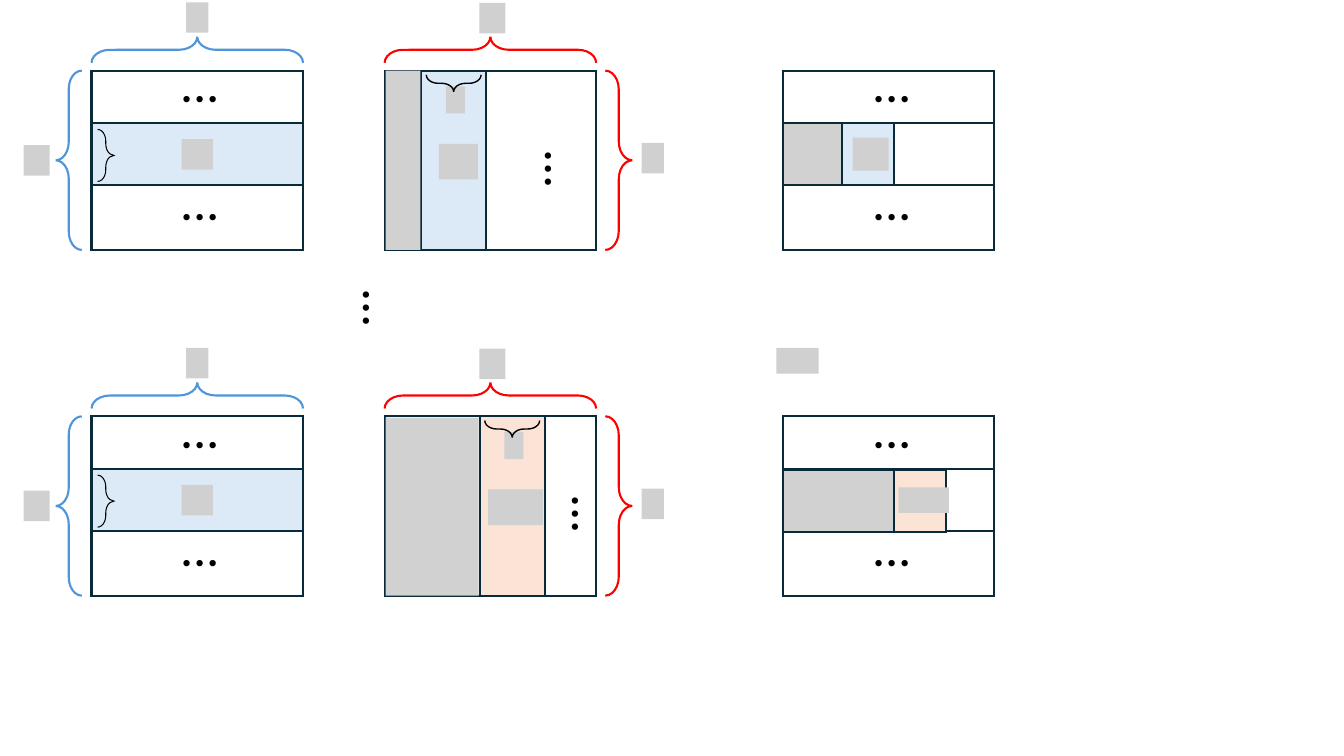
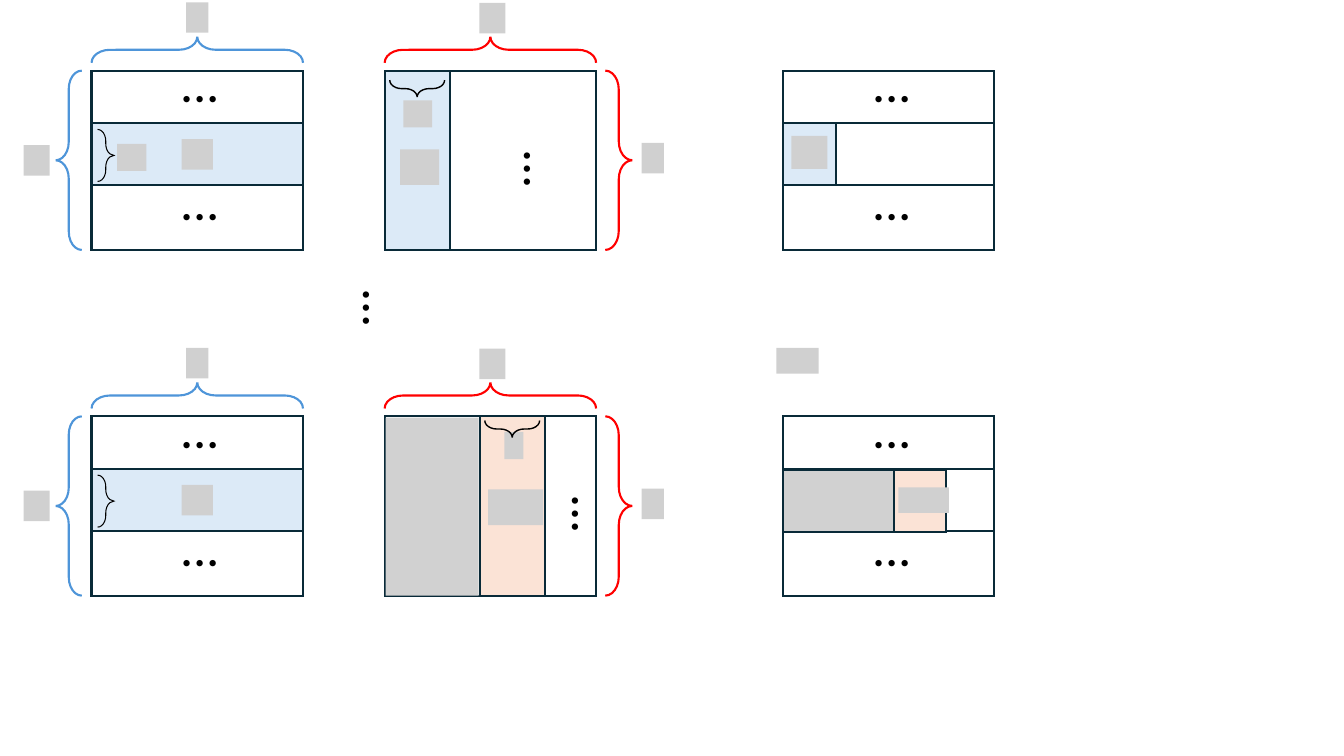
Before and after one commit to innovation-cat/innovation-cat.github.io, a slide deck: slide 10 of images/posts/2025-03-28-blog-post/新建 Microsoft PowerPoint 演示文稿.pptx. Drawn at 1344x756 pixels with LibreOffice and Linux fonts; fonts in the diff are those of the drawing; grey boxes stand for pictures; background and template pictures are left out. Boxes give left, top, right and bottom in pixels: in the first picture for what was removed or moved away, otherwise in the second. Text is boxed around its words. In the diff, an @@ line names an element or a change of style, - is before the commit and + after.

```diff
--- a/images/posts/2025-03-28-blog-post/新建 Microsoft PowerPoint 演示文稿.pptx
+++ b/images/posts/2025-03-28-blog-post/新建 Microsoft PowerPoint 演示文稿.pptx
@@ rounded rectangle: place and size @@
-rounded rectangle at <box>421,71,487,250</box>
+rounded rectangle at <box>385,71,451,250</box>
@@ rounded rectangle removed at <box>386,71,420,250</box> @@
@@ left brace: place and size @@
-left brace at <box>427,74,481,91</box>
+left brace at <box>390,80,444,97</box>
@@ picture removed at <box>446,87,465,114</box> @@
@@ picture added at <box>403,101,433,128</box> @@
@@ picture added at <box>117,144,146,171</box> @@
@@ picture added at <box>400,149,440,185</box> @@
@@ picture removed at <box>439,144,478,179</box> @@
@@ text "…": place and size @@
-text "…" at <box>510,139,578,181</box>
+text "…" at <box>489,139,557,181</box>
@@ rounded rectangle: place and size @@
-rounded rectangle at <box>842,123,894,185</box>
+rounded rectangle at <box>783,123,836,185</box>
@@ rounded rectangle removed at <box>783,123,842,185</box> @@
@@ picture added at <box>791,136,828,169</box> @@
@@ picture removed at <box>853,138,889,171</box> @@
```
Also in this commit, not shown: 2 other files.
